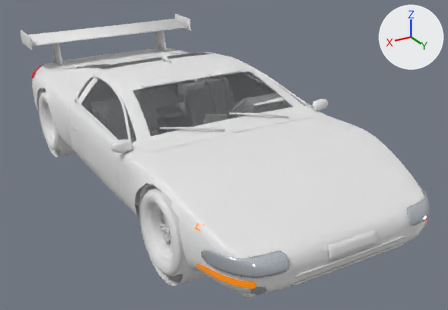
The Blender file ragdoll-crash-physics/blender/out/SportsCar.blend, before and after one commit.
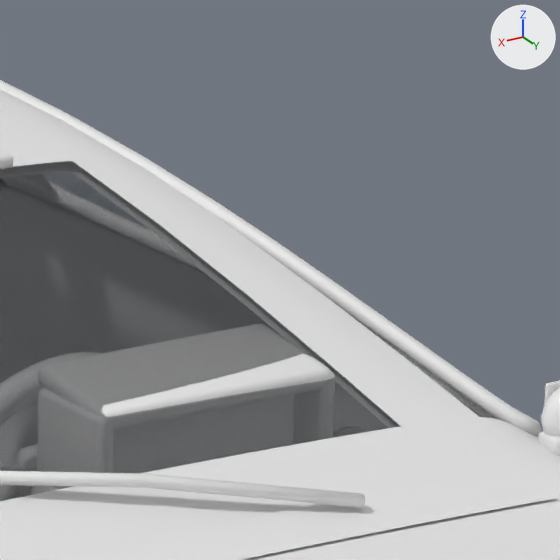
Each version appears first whole from a 50 mm lens placed at (9.22, 17.45, 9.23), pointed at (-0.74, 0.85, 0.93), and next in a close-up on the part from 54% to 70% of the width and 16% to 40% of the height. The axes (+X, +Y, +Z) are drawn at upper right. The lights are the same throughout. The first two pictures are the older version.

The older version as bpy lines, for what is in view:
```python
me_sportscar_glass = bpy.data.meshes.new('SportsCar_Glass')
me_sportscar_glass.from_pydata(...)  # 468 vertices, 384 faces; spans x -3.32..3.32, y -5.84..2.25, z 2.5..3.63
me_sportscar_glass.polygons.foreach_set('use_smooth', [True] * 384)
me_sportscar_glass.materials.append(mat_glass)  # black #0e1c25
me_sportscar_interior = bpy.data.meshes.new('SportsCar_Interior')
me_sportscar_interior.from_pydata(...)  # 3969 vertices, 3682 faces; spans x -3.6..3.6, y -3.24..2.87, z 0.07..3.63
me_sportscar_interior.polygons.foreach_set('use_smooth', [True] * 3682)
me_sportscar_interior.materials.append(mat_sportscar_interior_pbr)  # its picture is missing
me_sportscar_trim = bpy.data.meshes.new('SportsCar_Trim')
me_sportscar_trim.from_pydata(...)  # 7158 vertices, 5898 faces; spans x -3.7..3.7, y -8.3..8.1, z -0.2..4.0
me_sportscar_trim.polygons.foreach_set('use_smooth', [True] * 5898)
me_sportscar_trim.materials.append(mat_sportscar_trim_pbr)  # its picture is missing
ob_sportscar_glass = bpy.data.objects.new('SportsCar_Glass', me_sportscar_glass)
ob_sportscar_glass.location = (0.0, 0.0, 0.0)
ob_sportscar_interior = bpy.data.objects.new('SportsCar_Interior', me_sportscar_interior)
ob_sportscar_interior.location = (0.0, 0.0, 0.0)
ob_sportscar_trim = bpy.data.objects.new('SportsCar_Trim', me_sportscar_trim)
ob_sportscar_trim.location = (0.0, 0.0, 0.0)
# also in view: 'SportsCar_Body' at (0.0, 0.0, 2.08)
```
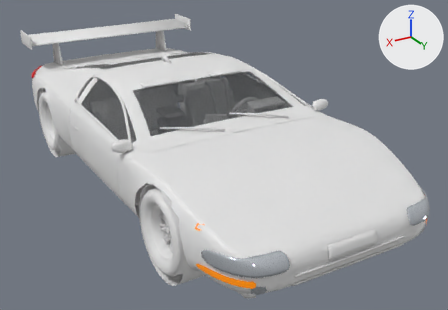
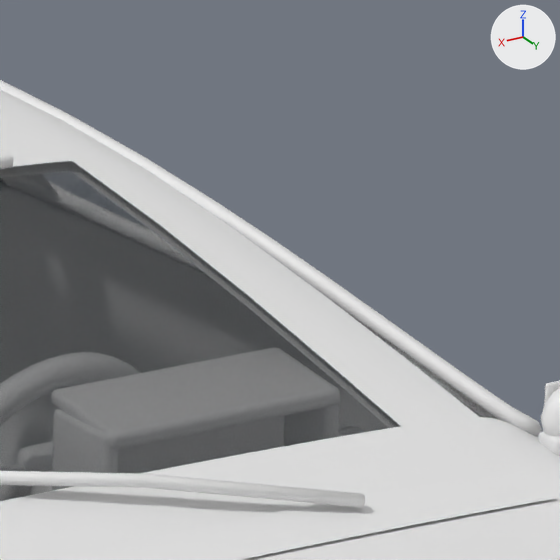
Edits to the bpy script that builds the scene:
```text
Change me_sportscar_interior:
    where me_sportscar_interior.from_pydata(...)  # 3969 vertices, 3682 faces; spans x -3.6..3.6, y -3.24..2.87, z 0.07..3.63
    used by ob_sportscar_interior; location = (0.0, 0.0, 0.0)
    me_sportscar_interior part 1: the loose piece of 56 vertices spanning x -2.4..-1.2, y 1.38..1.92, z 2.84..3.0 is scaled about its middle by (1.01, 0.922, 0.874), then moved by (0.0, 0.09, -0.07)
```

Changed parts and their boxes [x1, y1, x2, y2] in the close-ups (560 x 560 px; the box of a moved part takes in the faces that stretch with it):
'SportsCar_Interior', reshaped (mostly hidden)
    before: [0, 151, 335, 417]
    after: [0, 151, 14, 169]
part 1 of me_sportscar_interior, moved or reshaped (not visible afterwards)
    before: [101, 354, 331, 417]
